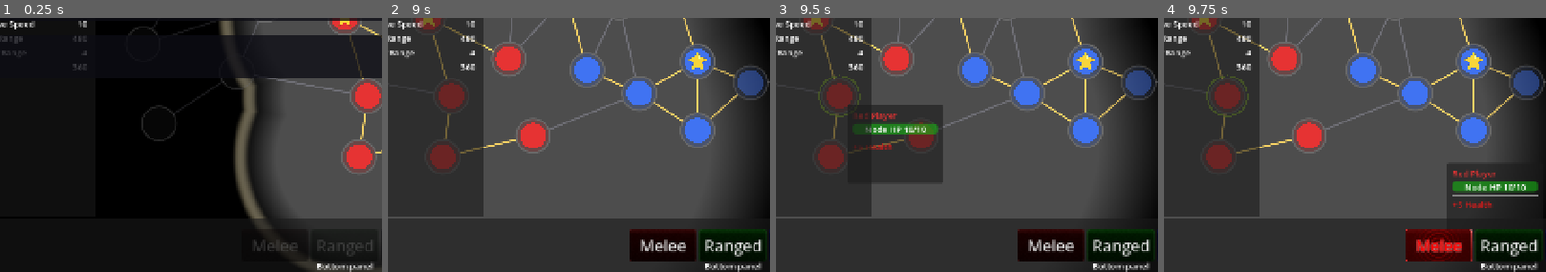
Above: before the commit, frames 1-4 (left to right).
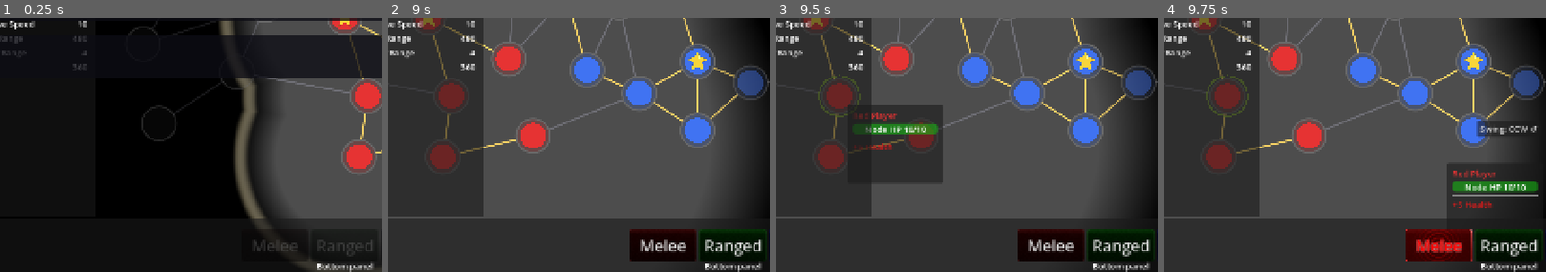
Above: after the commit, the same moments.

Repository: Koaieus/skill-tree-of-life
Game: Godot game, scene res://scenes/dev_sandbox.tscn
The game is run twice, just before and just after one commit, with the same random seed, the same clock (stepped at 60 frames per second) and the same inputs.
Inputs (mouse positions are % of the whole screen's width and height, from its top left):
- Up to frame 1 (0.25 s): no input
- Up to frame 2 (9 s): tap Enter at 0.5 s; drag from (50, 50) to (60, 26) at 0.52 s; click "Don't ask again this turn" at 1.25 s; click "Don't ask again this turn" at 2 s; click "Don't ask again this turn" at 2.75 s; click "End CONTRACT → EXPAND" at 3.5 s; click "End" at 4.25 s; click "End EXPAND → BATTLE" at 5 s; drag from (54, 36) to (60, 58) at 5.77 s; hold Right (ui_right) 6.53-7.25 s; tap Ctrl at 6.6 s; click (60, 58) at 6.67 s; drag from (14, 65) to (1, 48) at 7.27 s; drag from (22, 43) to (31, 60) at 8.02 s; drag from (20, 26) to (13, 65) at 8.77 s
- Up to frame 3 (9.5 s): no input
- Up to frame 4 (9.75 s): click "Melee" at 9.5 s
The pictures show only the part of the screen within x 5-55%, y 50-100%; the shares and areas given below are measured in that part.

Frames 1-3 are identical in both runs. In frame 4, 0.5% of the frame differs, in the area x 81-98%, y 40-48%.

Commit message:
feat(melee): swing direction toggle (CW/CCW)
MeleeAttackPlan gains `swing_cw: bool` (default false = CCW).
_build_drivers flips sweep sign accordingly. SkillBlade mirrors
the flag — MeleePreview copies it onto the live ghost so preview
and committed swing match.

BattleSystem.next_melee_cw is the sticky cross-plan preference;
new melee plans inherit it, so switching modes doesn't lose the
choice.

UI: small "Swing: CCW/CW" button installed programmatically below
the launch-attack FAB, visible only while a melee plan is active.
Lightweight scaffolding ahead of the D-6 contextual action bar
rework — easy to relocate when that lands.

Closes #26

Co-Authored-By: Claude Opus 4.7 <noreply@anthropic.com>

Diff:
--- a/attack/melee/melee_preview.gd
+++ b/attack/melee/melee_preview.gd
@@ -67,6 +67,7 @@
 	add_child(blade)
 	var selection: Array[SkillNode] = [plan.source]
 	selection.append_array(plan.blade_nodes)
+	blade.swing_cw = plan.swing_cw
 	blade.build_from_skill_nodes(
 			selection, plan.source, plan.get_induced_edges(), plan.attacker)
 	_ghost = blade
@@ -90,6 +91,7 @@
 			return
 		var selection: Array[SkillNode] = [plan.source]
 		selection.append_array(plan.blade_nodes)
+		blade.swing_cw = plan.swing_cw
 		blade.build_from_skill_nodes(
 				selection, plan.source, plan.get_induced_edges(), plan.attacker)
 		blade.modulate.a = 0.35
--- a/attack/melee/skill_blade.gd
+++ b/attack/melee/skill_blade.gd
@@ -21,6 +21,11 @@
 const _STR_DIVISOR: int = 10
 
 @export var owned_by: Entity
+
+## Mirror of [member MeleeAttackPlan.swing_cw]. Set by [MeleePreview] before
+## [method simulate] so the live blade swings in the same direction the plan's
+## resolve() simulated.
+var swing_cw: bool = false
 
 var state: BladeState
 var trajectory: BladeTrajectory
@@ -172,6 +177,7 @@
 	var drivers: Array[BladeDriver] = []
 	var pivot_pos := state.positions[state.pivot_index]
 	var seen: Dictionary = {}
+	var sweep := -TAU if swing_cw else TAU
 	for e in state.edges:
 		var other := -1
 		if e.x == state.pivot_index:
@@ -184,7 +190,7 @@
 		var offset := state.positions[other] - pivot_pos
 		drivers.append(BladeArcDriver.new(
 				other, pivot_pos, offset.length(), offset.angle(),
-				TAU, duration))
+				sweep, duration))
 	return drivers
 
 
--- a/attack/plan/melee_attack_plan.gd
+++ b/attack/plan/melee_attack_plan.gd
@@ -23,6 +23,11 @@
 ## Arc / sweep target — kept as Vector2 for now per the original sketch;
 ## targeting integration comes when previews land.
 var blade_target: Vector2
+
+## Swing direction. false = CCW (positive sweep, the default); true = CW
+## (negative sweep). Toggle persists across plan resets via BattleSystem's
+## sticky preference. See docs/design/mvp_decisions.md §D-1.
+var swing_cw: bool = false: set = _set_swing_cw
 
 # Plan-driven mirror of `{source} ∪ blade_nodes`. Used to answer
 # "what islands off the pivot if I drop this member" via
@@ -262,6 +267,7 @@
 	var drivers: Array[BladeDriver] = []
 	var pivot_pos := blade_state.positions[blade_state.pivot_index]
 	var seen: Dictionary = {}
+	var sweep := -TAU if swing_cw else TAU
 	for e in blade_state.edges:
 		var other := -1
 		if e.x == blade_state.pivot_index:
@@ -274,8 +280,15 @@
 		var offset := blade_state.positions[other] - pivot_pos
 		drivers.append(BladeArcDriver.new(
 				other, pivot_pos, offset.length(), offset.angle(),
-				TAU, SWING_DURATION))
+				sweep, SWING_DURATION))
 	return drivers
+
+
+func _set_swing_cw(value: bool) -> void:
+	if swing_cw == value:
+		return
+	swing_cw = value
+	state_changed.emit()
 
 
 ## RIDs to feed BladeHitScan as the physics-query exclude list — covers
--- a/systems/battle_system.gd
+++ b/systems/battle_system.gd
@@ -88,7 +88,15 @@
 	p.attacker = turn_manager.current_entity
 	if p is MagicAttackPlan and selected_spell != null:
 		(p as MagicAttackPlan).spell = selected_spell
+	if p is MeleeAttackPlan:
+		(p as MeleeAttackPlan).swing_cw = next_melee_cw
 	return p
+
+
+## Sticky preference for the next [MeleeAttackPlan]'s [member MeleeAttackPlan.swing_cw].
+## Toggled by UI; survives plan resets so the player doesn't re-pick direction
+## every time they switch into melee mode.
+var next_melee_cw: bool = false
 
 # Called when the node enters the scene tree for the first time.
 func _ready() -> void:
--- a/ui/ui_root.gd
+++ b/ui/ui_root.gd
@@ -25,6 +25,10 @@
 # end-turn confirm dialog, skip the dialog for the rest of this turn. Reset
 # in _on_turn_ended.
 var _skip_end_turn_confirm: bool = false
+
+# Small CW/CCW toggle parented to UIRoot. Visible only while a MeleeAttackPlan
+# is active. Created lazily in compose() so this remains scene-light.
+var _swing_dir_button: Button = null
 
 
 ## Injected by [GameRoot] once it and UIRoot are both in the tree. Reaches
@@ -85,6 +89,8 @@
 	# announcement gets to play).
 	banner_layer.bind_turn_manager(_turn_manager)
 
+	_install_swing_dir_button()
+
 	# Phase-driven contextual widgets: both self-subscribe once handed refs.
 	phase_indicator.bind(_turn_manager)
 	phase_context_panel.bind(_turn_manager, _battle_system)
@@ -108,6 +114,46 @@
 	_refresh_launch_button()
 	_refresh_spell_picker_visibility()
 	_refresh_spell_picker_gating()
+	_refresh_swing_dir_button()
+
+
+## Build a small "Swing: CCW/CW" toggle button anchored just below the
+## launch-attack FAB. Visible only while a melee plan is active; clicking
+## flips both the live plan and BattleSystem's sticky next_melee_cw.
+func _install_swing_dir_button() -> void:
+	if _swing_dir_button != null:
+		return
+	_swing_dir_button = Button.new()
+	_swing_dir_button.name = "SwingDirButton"
+	_swing_dir_button.focus_mode = Control.FOCUS_NONE
+	_swing_dir_button.anchor_left = 0.5
+	_swing_dir_button.anchor_top = 0.65
+	_swing_dir_button.anchor_right = 0.5
+	_swing_dir_button.anchor_bottom = 0.65
+	_swing_dir_button.offset_left = -60.0
+	_swing_dir_button.offset_top = 50.0
+	_swing_dir_button.offset_right = 60.0
+	_swing_dir_button.offset_bottom = 80.0
+	_swing_dir_button.pressed.connect(_on_swing_dir_pressed)
+	add_child(_swing_dir_button)
+	_refresh_swing_dir_button()
+
+
+func _on_swing_dir_pressed() -> void:
+	_battle_system.next_melee_cw = not _battle_system.next_melee_cw
+	var plan := _battle_system.attack_plan as MeleeAttackPlan
+	if plan != null:
+		plan.swing_cw = _battle_system.next_melee_cw
+	_refresh_swing_dir_button()
+
+
+func _refresh_swing_dir_button() -> void:
+	if _swing_dir_button == null:
+		return
+	var melee := _battle_system != null and _battle_system.attack_plan is MeleeAttackPlan
+	_swing_dir_button.visible = melee
+	var cw: bool = _battle_system.next_melee_cw if _battle_system != null else false
+	_swing_dir_button.text = "Swing: %s" % ("CW ↻" if cw else "CCW ↺")
 
 
 func _refresh_spell_picker_visibility() -> void:
